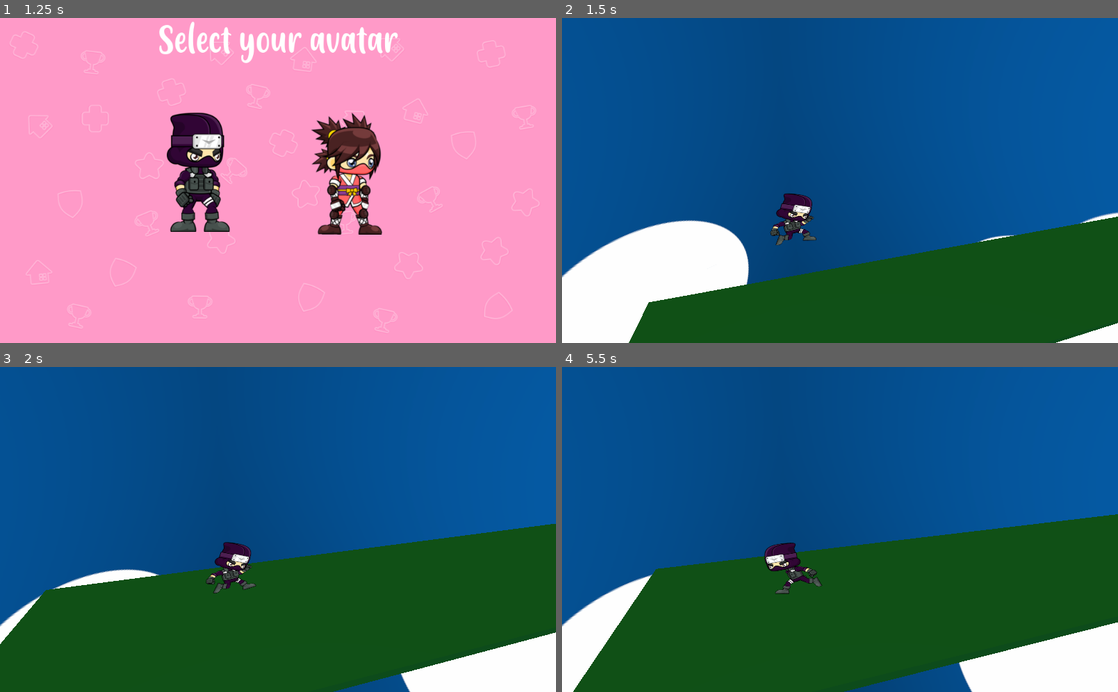
Above: before the commit, frames 1-4 (two rows, left to right).
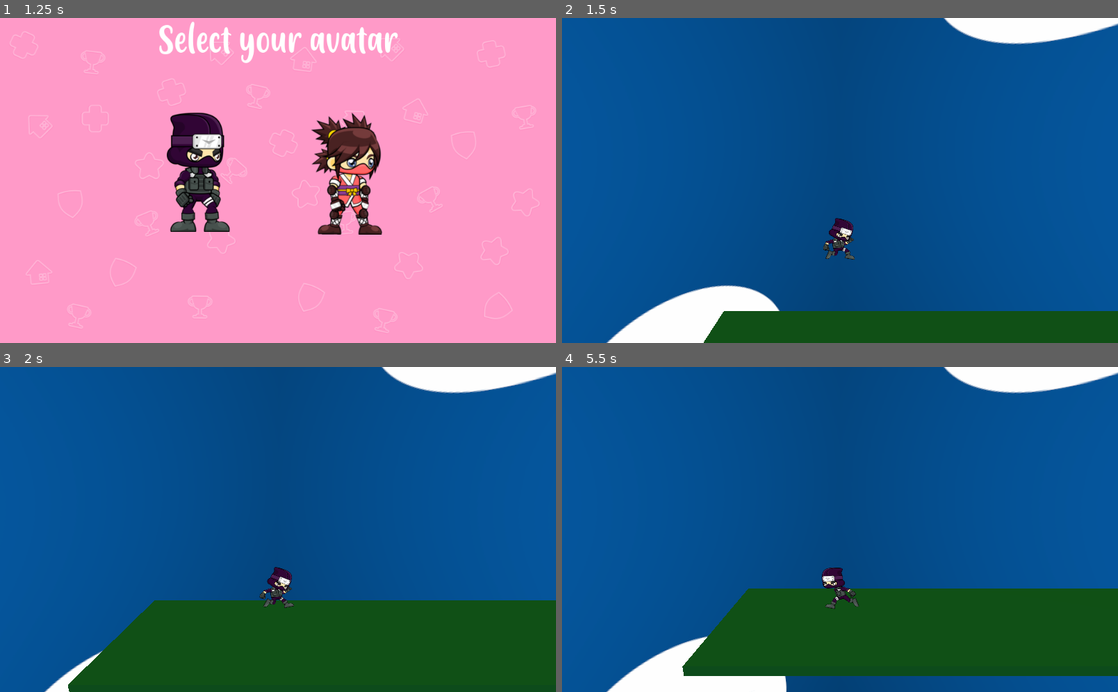
Above: after the commit, the same moments.

Repository: Javasamurai/Flatadventures
Game: Godot game, scene res://Scenes/MainMenu.tscn
Two runs of this game, one before a commit and one after it. Both use one fixed random seed, a clock stepped at 60 frames per second and the inputs below.
Inputs (mouse positions are in pixels of both pictures, inside the frame that each line leads up to):
- Up to frame 1 (1.25 s): click "Play" at 0.5 s
- Up to frame 2 (1.5 s): click (762, 180) at 1.25 s
- Up to frame 3 (2 s): no input
- Up to frame 4 (5.5 s): move the mouse to (962, 513) at 2.02 s; hold Right (ui_right) 2.03-2.78 s; tap X (attack) every 0.75 s from 2.1 to 5.1 s; move the mouse to (728, 545) at 2.77 s; hold Left (ui_left) 2.78-3.53 s; move the mouse to (895, 458) at 3.52 s; hold Right (ui_right) 3.53-4.28 s; move the mouse to (812, 594) at 4.27 s; hold Space (ui_up) 4.28-5.03 s; move the mouse to (1006, 578) at 5.02 s; hold Left (ui_left) from 5.03 s (still down)

Frame 1 is identical in both runs. In frame 2, 26% of the frame differs, in the area x 0-100%, y 0-100%; in frame 3, 24%; in frame 4, 28%.

Commit message:
Camera optimizations

Diff:
--- a/Scenes/GameScene.tscn
+++ b/Scenes/GameScene.tscn
@@ -169,7 +169,7 @@
 
 [node name="Camera" type="Camera" parent="." index="3"]
 
-transform = Transform( 0.972715, 0.0994661, -0.209599, 0.0207611, 0.86249, 0.505648, 0.231072, -0.496203, 0.836892, -13.141, 9.74404, 5.99695 )
+transform = Transform( 1, 0, 0, 0, 0.978148, 0.207912, 0, -0.207912, 0.978148, -13.141, 0.955591, 10 )
 keep_aspect = 1
 cull_mask = 1048575
 environment = null
